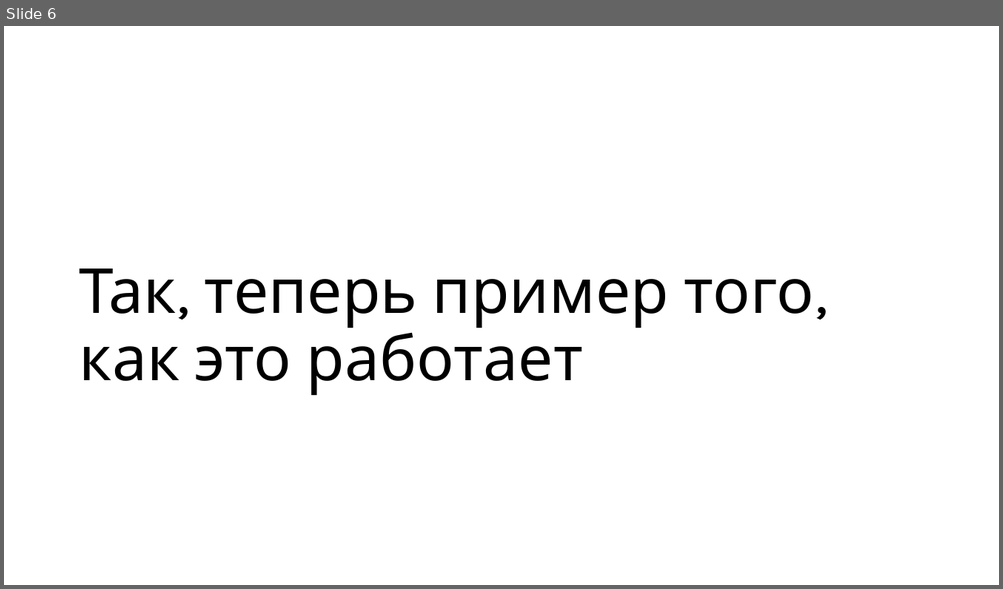
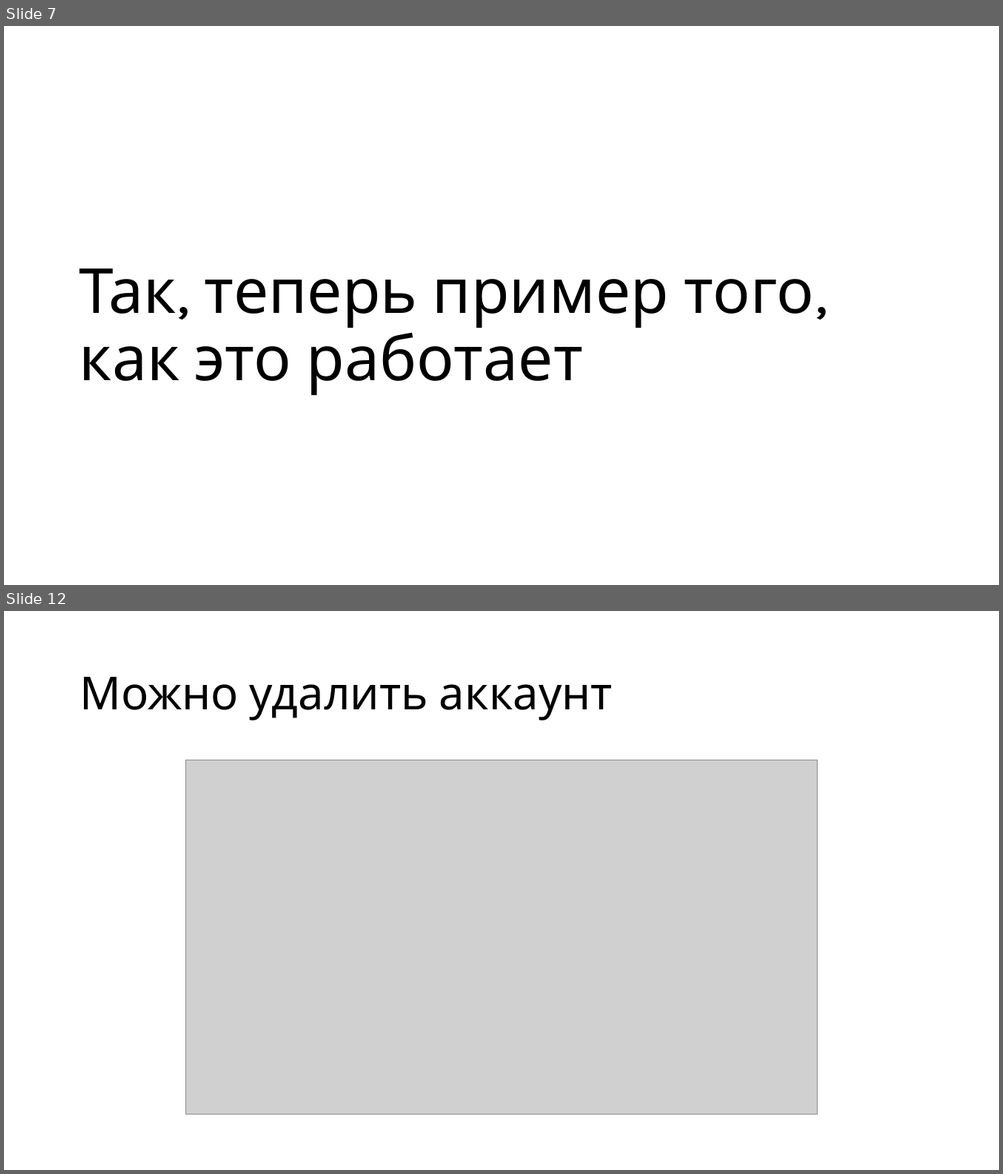
Before and after one commit to KingJaro27/PythonTest_WEB, a slide deck: презентация.pptx. Shown one above the other, each under a label of ours: slide 6 before the commit, slides 7 and 12 after it; the slides between them are not shown. The pictures are 1003x589 and 1003x1174 pixels, drawn with LibreOffice and Linux fonts; fonts in the diff are those of the drawing; grey boxes stand for pictures. Boxes give left, top, right and bottom in pixels: in the first picture for what was removed or moved away, otherwise in the second. Text is boxed around its words. In the diff, an @@ line names an element or a change of style, - is before the commit and + after.

```diff
--- a/презентация.pptx
+++ b/презентация.pptx
@@ slide 12 added at [4,611,999,1170], background #FFFFFF @@
@@ title added at [79,677,612,721], 44 pt, text #000000 @@
+Можно удалить аккаунт
@@ picture added at [186,760,817,1116] @@
@@ what was slide 6 is now slide 7 @@
```
Also in this commit, not shown: 5 slides changed, 2 other slides added, 2 other files.
